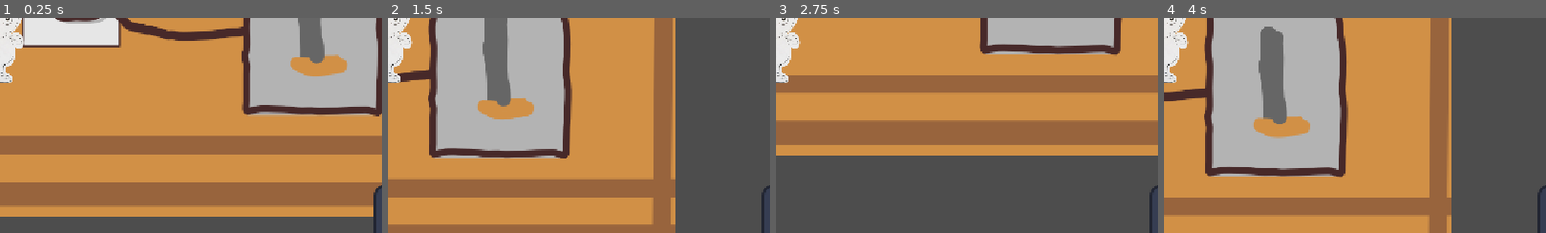
Above: before the commit, frames 1-4 (left to right).
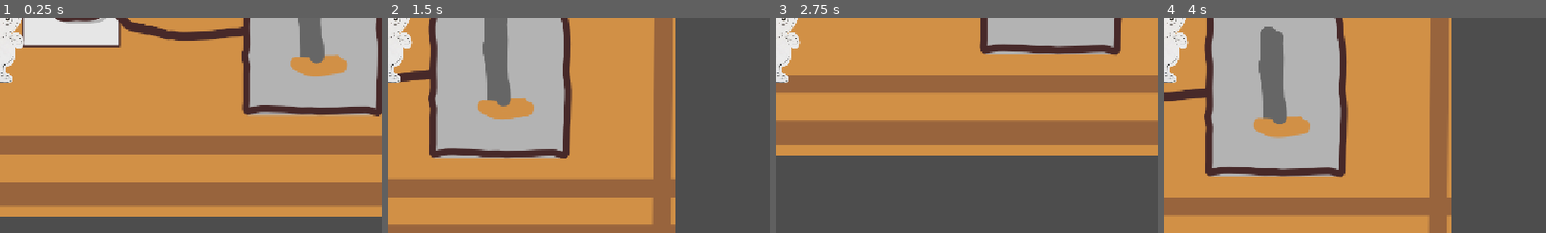
Above: after the commit, the same moments.

Repository: lmg-crono/group-project-final
Game: Godot game, scene res://node_2d.tscn
Same seed, same stepped clock (60 frames per second), same inputs: the game is played once before the commit and once after it. The engine's default icon, where the game draws it, is replaced by a stand-in: a white triangle on a blue panel in a dark square.
Inputs:
- Up to frame 1 (0.25 s): no input
- Up to frame 2 (1.5 s): hold Right (walk_right) from 0.53 s (still down); tap Space (jump) at 0.6, 0.77, 1.07, 1.35 s
- Up to frame 3 (2.75 s): tap Space (jump) at 1.52, 1.82, 2.1 s; release Right (walk_right) at 2.03 s; hold Left (walk_left) from 2.03 s (still down)
- Up to frame 4 (4 s): release Left (walk_left) at 2.78 s; hold Right (walk_right) from 2.78 s (still down); tap Space (jump) at 2.85, 3.02, 3.32, 3.6, 3.77 s
The pictures show only the part of the screen within x 50-100%, y 50-100%; the shares and areas given below are measured in that part.

The runs differ from the first frame. In frame 1, 0.4% of the frame differs, in the area x 97-100%, y 77-100%; in frame 2, 0.2%; in frame 3, 0.2%; in frame 4, 0.2%.

Commit message:
added pngs

Diff:
--- a/character_body_2d.tscn
+++ b/character_body_2d.tscn
@@ -1,12 +1,68 @@
 [gd_scene format=3 uid="uid://by174dfaqu7wt"]
 
 [ext_resource type="Script" uid="uid://cs7xhfh7i7tve" path="res://character_body_2d.gd" id="1_ij6vw"]
-[ext_resource type="Texture2D" uid="uid://bq67suxlhnhaq" path="res://icon.svg" id="2_ghijl"]
 [ext_resource type="Texture2D" uid="uid://c3siiklj1q6ww" path="res://idle.png" id="3_ghijl"]
+[ext_resource type="Texture2D" uid="uid://08ffuupq1ii8" path="res://5.png" id="3_lhvu3"]
+[ext_resource type="Texture2D" uid="uid://1wm6egf2redp" path="res://1.png" id="4_4sjlk"]
+[ext_resource type="Texture2D" uid="uid://cqgivs3ponnnb" path="res://3.png" id="5_qp52p"]
+[ext_resource type="Texture2D" uid="uid://c2t4gcn4beexq" path="res://4.png" id="6_6ct3r"]
 
 [sub_resource type="CapsuleShape2D" id="CapsuleShape2D_xr0ua"]
 radius = 47.0
 height = 162.0
+
+[sub_resource type="AtlasTexture" id="AtlasTexture_1kp85"]
+atlas = ExtResource("3_ghijl")
+region = Rect2(0, 0, 600, 600)
+
+[sub_resource type="AtlasTexture" id="AtlasTexture_qnedo"]
+atlas = ExtResource("3_lhvu3")
+region = Rect2(0, 0, 600, 600)
+
+[sub_resource type="AtlasTexture" id="AtlasTexture_wyqjk"]
+atlas = ExtResource("4_4sjlk")
+region = Rect2(0, 0, 600, 600)
+
+[sub_resource type="AtlasTexture" id="AtlasTexture_k85er"]
+atlas = ExtResource("5_qp52p")
+region = Rect2(0, 0, 600, 600)
+
+[sub_resource type="AtlasTexture" id="AtlasTexture_ebjds"]
+atlas = ExtResource("6_6ct3r")
+region = Rect2(0, 0, 600, 600)
+
+[sub_resource type="SpriteFrames" id="SpriteFrames_ckmbq"]
+animations = [{
+"frames": [{
+"duration": 1.0,
+"texture": SubResource("AtlasTexture_1kp85")
+}],
+"loop": 1,
+"name": &"idle",
+"speed": 5.0
+}, {
+"frames": [{
+"duration": 1.0,
+"texture": SubResource("AtlasTexture_qnedo")
+}],
+"loop": 1,
+"name": &"jump",
+"speed": 5.0
+}, {
+"frames": [{
+"duration": 1.0,
+"texture": SubResource("AtlasTexture_wyqjk")
+}, {
+"duration": 1.0,
+"texture": SubResource("AtlasTexture_k85er")
+}, {
+"duration": 1.0,
+"texture": SubResource("AtlasTexture_ebjds")
+}],
+"loop": 1,
+"name": &"walk",
+"speed": 3.0
+}]
 
 [node name="CharacterBody2D" type="CharacterBody2D" unique_id=1230144333]
 script = ExtResource("1_ij6vw")
@@ -18,11 +74,8 @@
 position = Vector2(-12, 25)
 shape = SubResource("CapsuleShape2D_xr0ua")
 
-[node name="Icon" type="Sprite2D" parent="." unique_id=726564959]
-position = Vector2(628, 315)
-texture = ExtResource("2_ghijl")
-
-[node name="Idle" type="Sprite2D" parent="." unique_id=404159045]
+[node name="Idle" type="AnimatedSprite2D" parent="." unique_id=900145333]
 position = Vector2(-2, -2)
 scale = Vector2(0.3216667, 0.39666668)
-texture = ExtResource("3_ghijl")
+sprite_frames = SubResource("SpriteFrames_ckmbq")
+animation = &"idle"
--- a/node_2d.tscn
+++ b/node_2d.tscn
@@ -363,7 +363,7 @@
 texture = ExtResource("16_flf07")
 
 [node name="win" type="Area2D" parent="." unique_id=212417344]
-position = Vector2(329, 285)
+position = Vector2(-2274, 227)
 script = ExtResource("17_flf07")
 
 [node name="CollisionShape2D" type="CollisionShape2D" parent="win" unique_id=1292940543]
--- a/win.gd
+++ b/win.gd
@@ -5,4 +5,3 @@
 func _on_body_entered(body: Node2D) -> void:
 	if body.name == "CharacterBody2D":
 		queue_free()
-		print("you win")
Binary file added: 1.png
Not shown, added: 1.png.import
Binary file added: 2.png
Not shown, added: 2.png.import
Binary file added: 3.png
Not shown, added: 3.png.import
Binary file added: 4.png
Not shown, added: 4.png.import
Binary file added: 5.png
Not shown, added: 5.png.import
